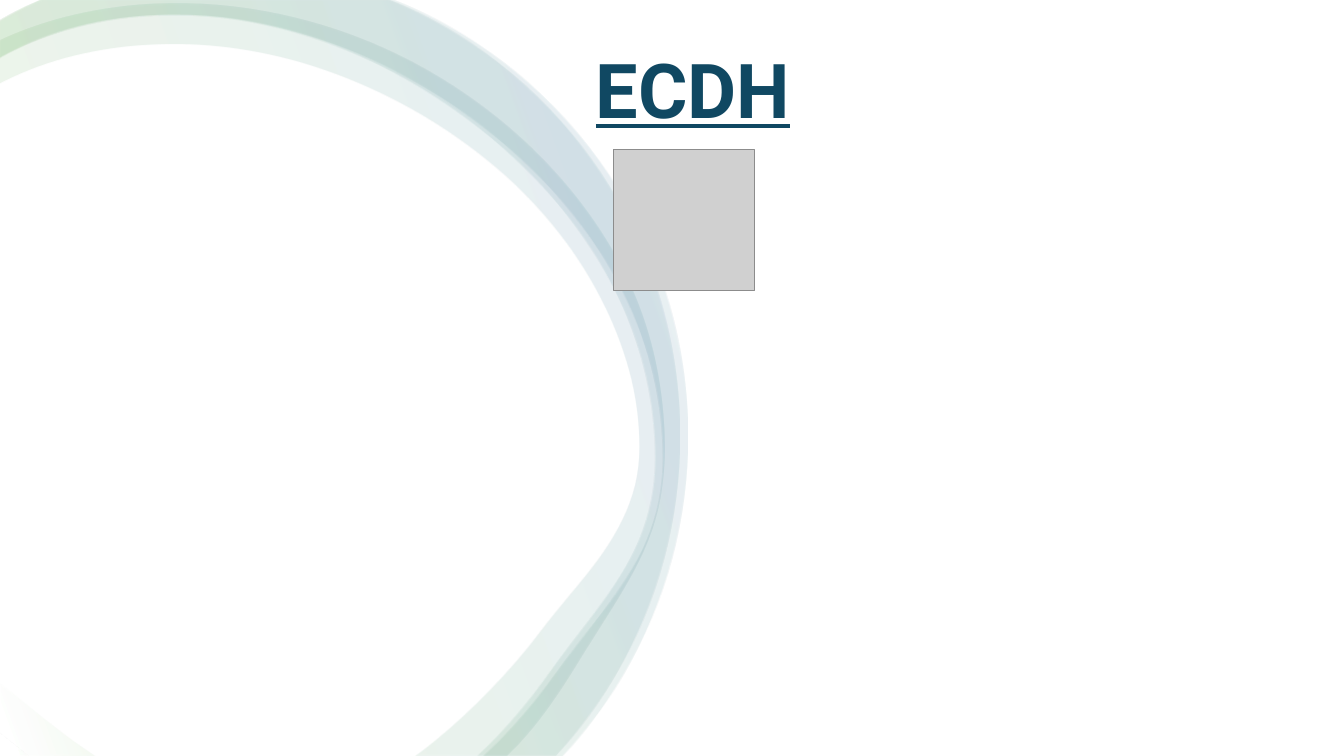
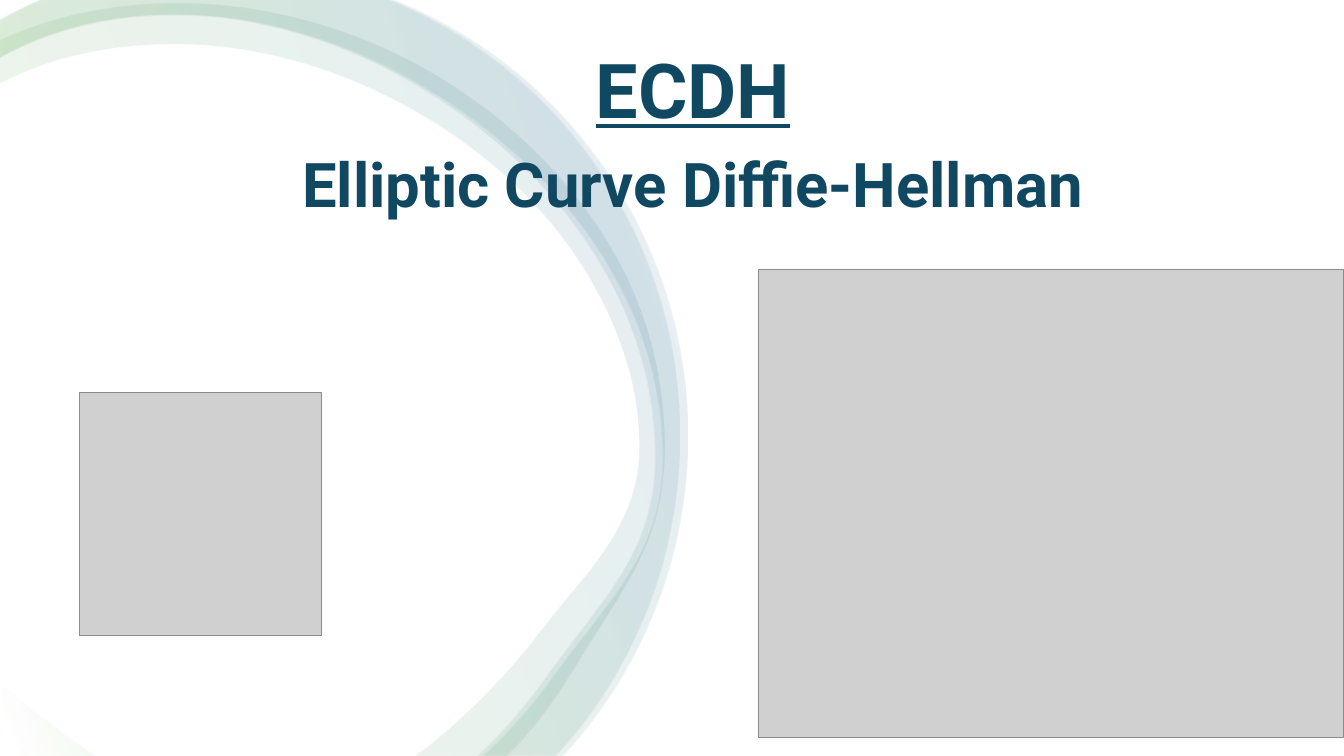
Before and after one commit to DorShabat/Cryptology-Project, a slide deck: slide 2 of SM4 with ECB and Schnorr Signature.pptx. Drawn at 1344x756 pixels with LibreOffice and Linux fonts; fonts in the diff are those of the drawing; grey boxes stand for pictures. Boxes give left, top, right and bottom in pixels: in the first picture for what was removed or moved away, otherwise in the second. Text is boxed around its words. In the diff, an @@ line names an element or a change of style, - is before the commit and + after.

```diff
--- a/SM4 with ECB and Schnorr Signature.pptx
+++ b/SM4 with ECB and Schnorr Signature.pptx
@@ text added at bbox=[302, 151, 1083, 222], 44 pt, text #104862, bold @@
+Elliptic Curve Diffie-Hellman
@@ picture added at bbox=[758, 270, 1344, 738] @@
@@ picture: place and size @@
-picture at bbox=[614, 150, 755, 291]
+picture at bbox=[79, 393, 322, 636]
```
Also in this commit, not shown: 1 other slide changed, 5 slides added.
